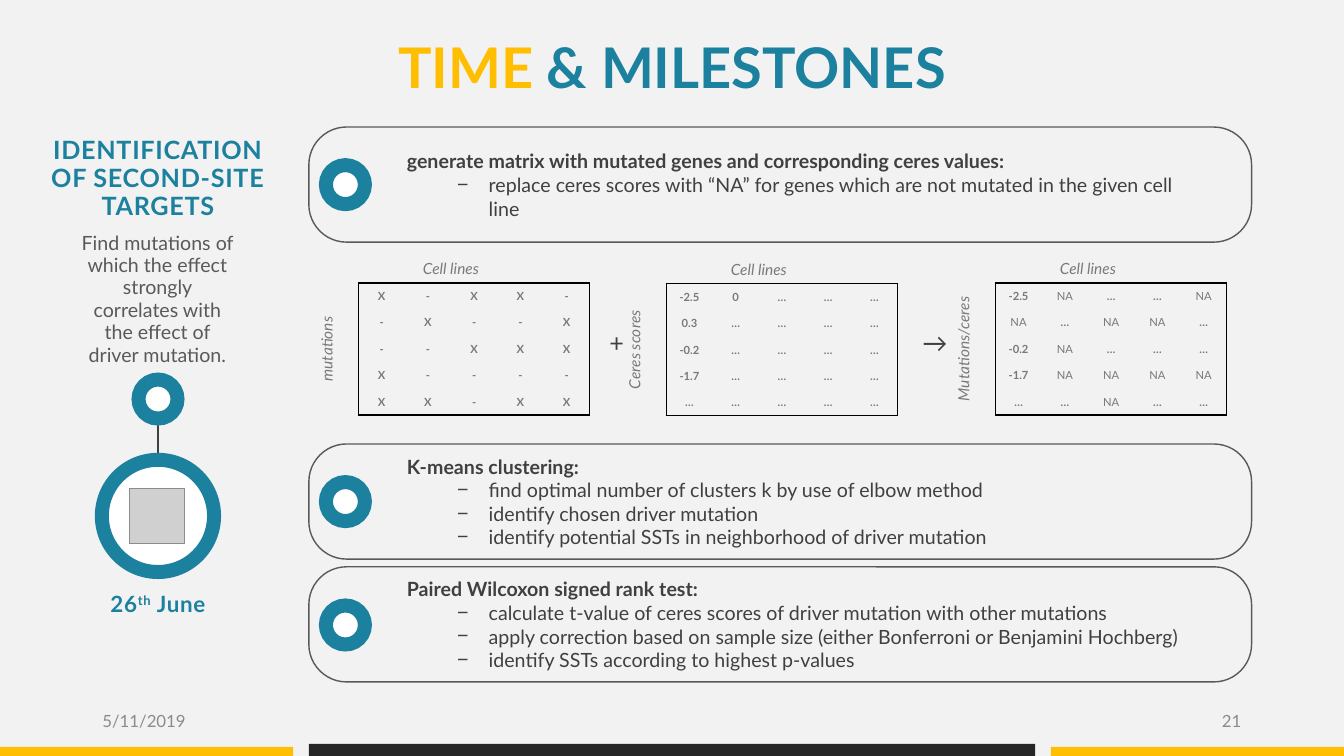
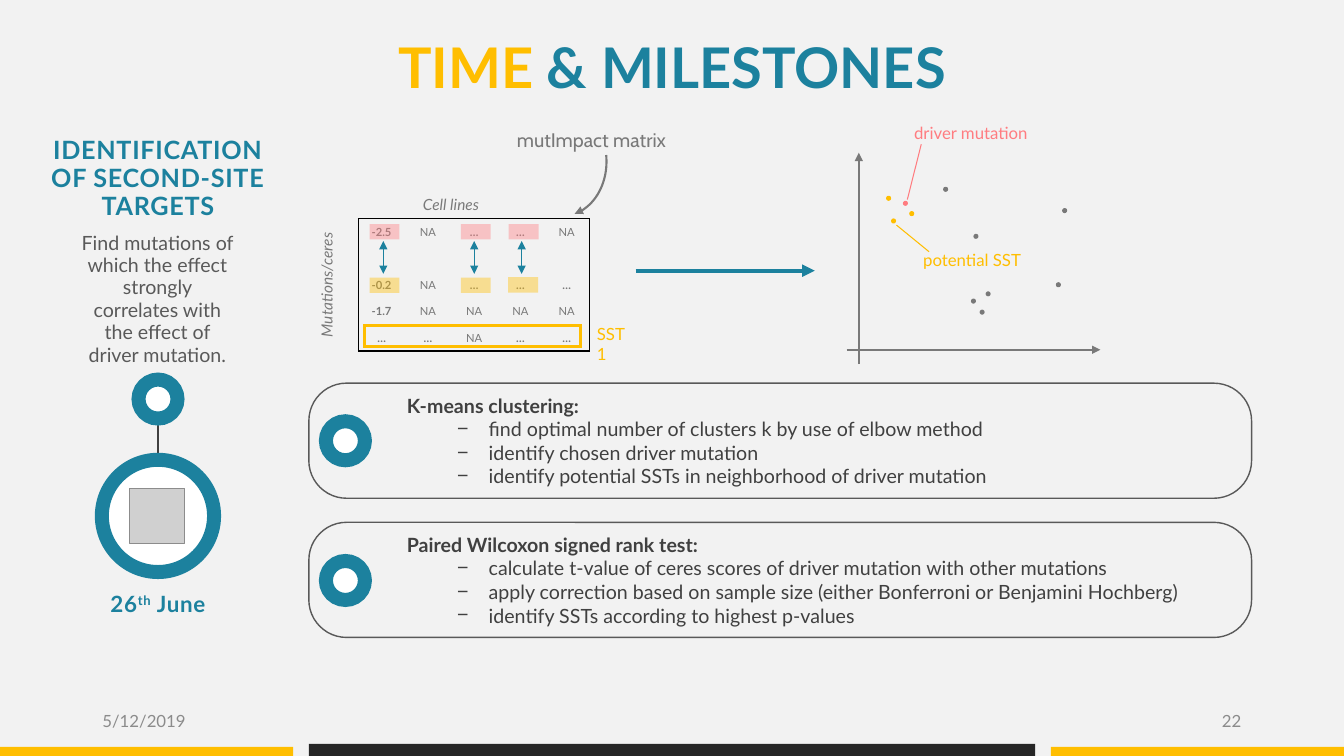
Before and after one commit to datascience-mobi/group-04-project-1-4, a slide deck: slide 22 of Project proposal_presentation_V1.pptx (slide 21 before the commit). Drawn at 1344x756 pixels with LibreOffice and Linux fonts; fonts in the diff are those of the drawing; grey boxes stand for pictures. Boxes give left, top, right and bottom in pixels: in the first picture for what was removed or moved away, otherwise in the second. Text is boxed around its words. In the diff, an @@ line names an element or a change of style, - is before the commit and + after.

```diff
--- a/Project proposal_presentation_V1.pptx
+++ b/Project proposal_presentation_V1.pptx
@@ arc (boxed as its full ellipse) added at box(520, 107, 606, 215), outline #797979 1.5 pt @@
@@ rounded rectangle removed at box(309, 127, 1251, 242) @@
@@ text added at box(517, 133, 666, 152), 14 pt, text #797979 @@
+mutImpact matrix
@@ ellipse removed at box(326, 165, 365, 205) @@
@@ text removed at box(407, 153, 1172, 216) @@
-generate matrix with mutated genes and corresponding ceres values:
-  − replace ceres scores with “NA” for genes which are not mutated in the given cell line
@@ table: place and size @@
-table at box(950, 254, 1228, 415)
+table at box(313, 191, 591, 352)
@@ table removed at box(313, 254, 591, 415), 6 rows, 6 columns @@
-Cell lines |  |  |  |  | 
-mutations | X | - | X | X | -
- | - | X | - | - | X
- | - | - | X | X | X
- | X | - | - | - | -
- | X | X | - | X | X
@@ group added at box(370, 241, 573, 274): 3 double arrows, 1 rectangle @@
@@ table removed at box(620, 255, 898, 416), 6 rows, 6 columns @@
-Cell lines |  |  |  |  | 
-Ceres scores | -2.5 | 0 | … | … | …
- | 0.3 | … | … | … | …
- | -0.2 | … | … | … | …
- | -1.7 | … | … | … | …
- | … | … | … | … | …
@@ group added at box(847, 124, 1101, 364): 11 ellipses, 2 arrows, 2 callouts @@
+driver mutation
+potential SST
@@ group added at box(370, 224, 539, 292): 6 rectangles @@
@@ arrow added from (636, 271) to (815, 271), #1C819E 3 pt @@
@@ rectangle added at box(365, 326, 581, 346), outline #FFBE00 2.25 pt @@
@@ text added at box(587, 319, 643, 349), 12 pt, text #FFBE00 @@
+SST1
@@ text removed at box(600, 323, 638, 363) @@
-+
@@ text removed at box(912, 323, 955, 363) @@
-→
@@ 1 text, 1 ellipse, 1 rounded rectangle: place and size @@
-1 text, 1 ellipse, 1 rounded rectangle at box(309, 445, 1251, 560)
+1 text, 1 ellipse, 1 rounded rectangle at box(309, 383, 1251, 498)
@@ 1 text, 1 rounded rectangle, 1 ellipse: place and size @@
-1 text, 1 rounded rectangle, 1 ellipse at box(309, 567, 1251, 682)
+1 text, 1 rounded rectangle, 1 ellipse at box(309, 522, 1251, 637)
@@ text at box(102, 715, 185, 728): text changed @@
-5/11/2019
+5/12/2019
@@ page number at box(1222, 715, 1241, 727): text changed @@
-21
+22
```
Also in this commit, not shown: 23 other slides changed, 3 slides added, 2 slides removed, 2 other files.
